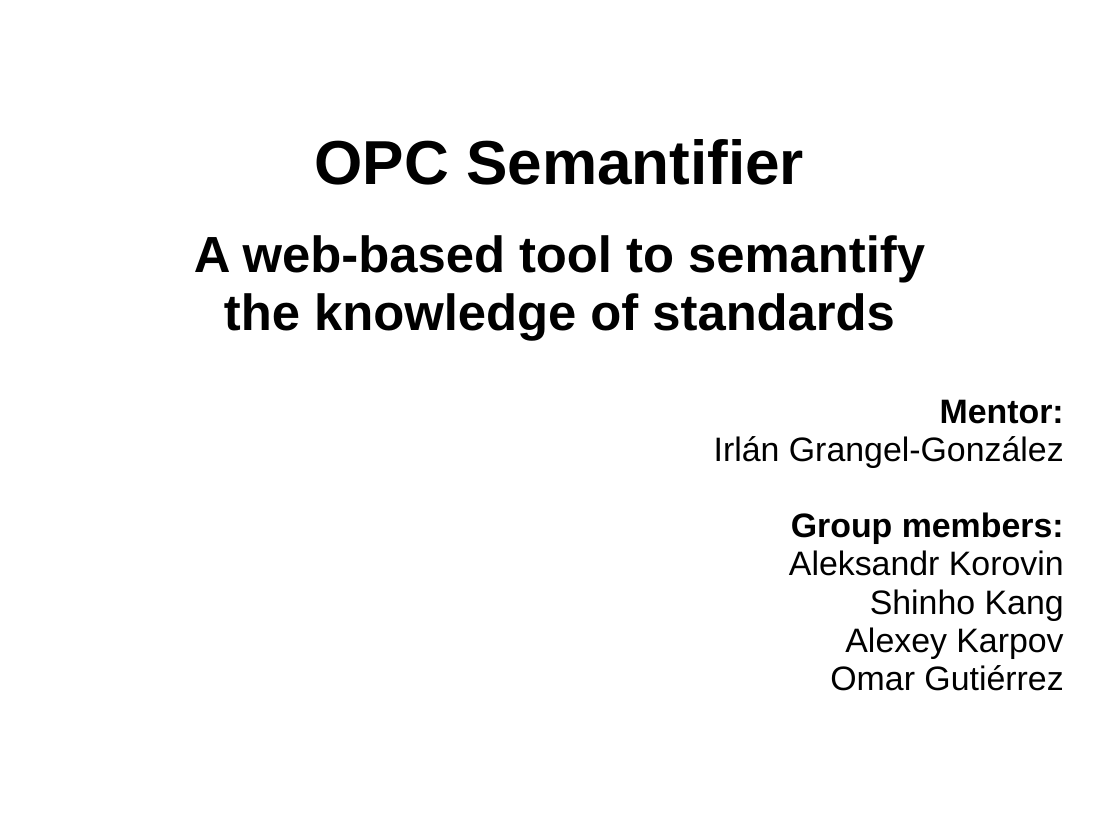
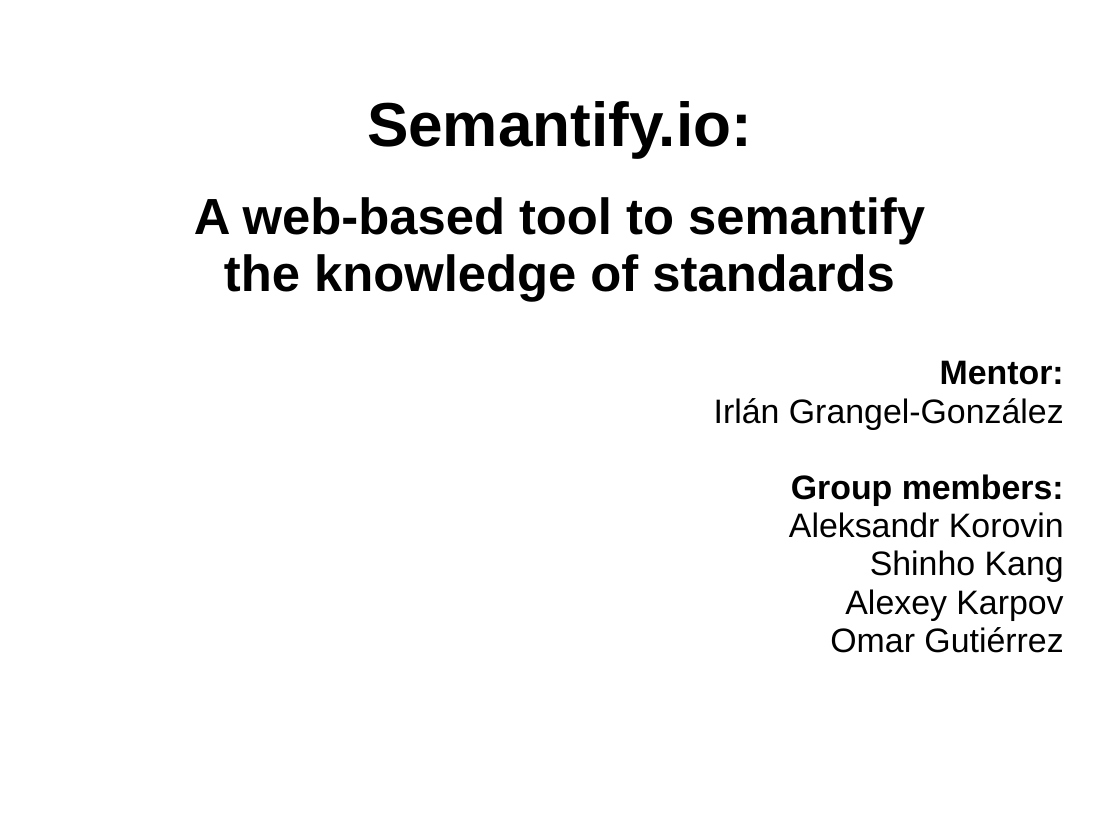
Before and after one commit to BonnWestCoast/Semantify.io-docs, a slide deck: slide 1 of 2requirements/presentation.ppt. Drawn at 1120x840 pixels with LibreOffice and Linux fonts; fonts in the diff are those of the drawing. Boxes give left, top, right and bottom in pixels: in the first picture for what was removed or moved away, otherwise in the second. Text is boxed around its words. In the diff, an @@ line names an element or a change of style, - is before the commit and + after.

```diff
--- a/2requirements/presentation.ppt
+++ b/2requirements/presentation.ppt
@@ text at (x1=367, y1=101, x2=752, y2=157): text changed @@
-OPC Semantifier
+Semantify.io:
```
Also in this commit, not shown: 6 other slides changed, 2 slides added, 1 slide removed, 1 other file.
